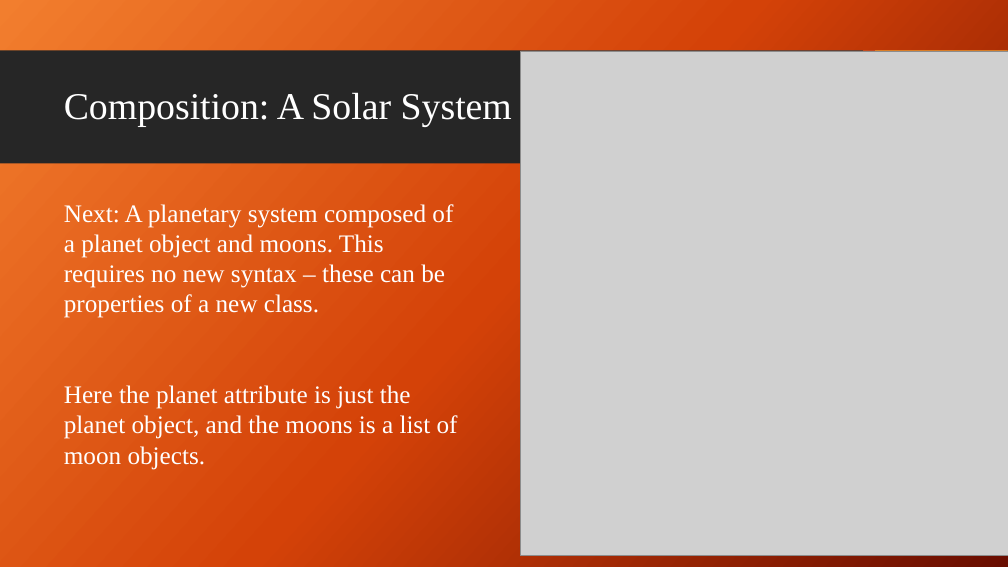
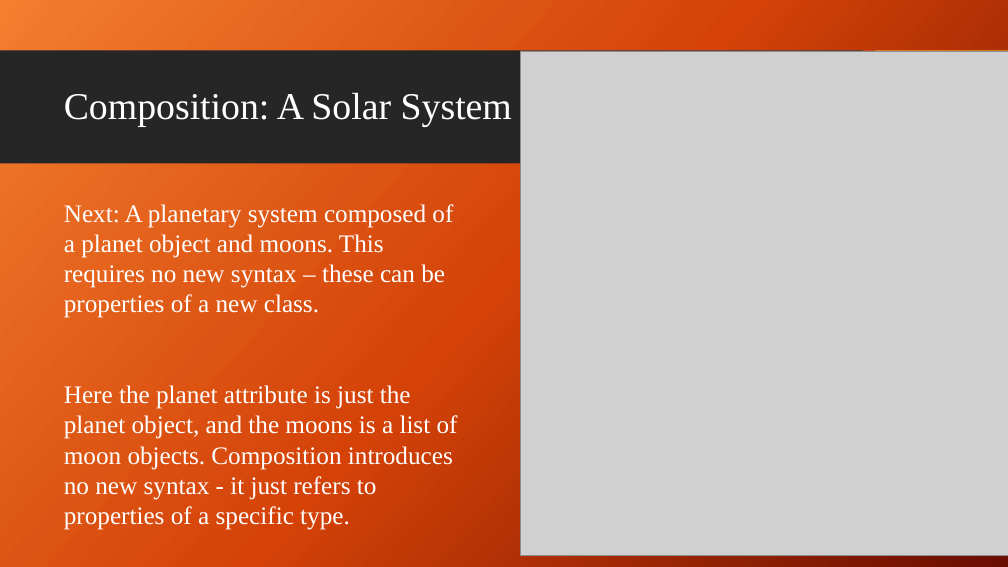
Before and after one commit to giganano/PythonBootcamp, a slide deck: slide 23 of slides/inheritance_composition.pptx. Drawn at 1008x567 pixels with LibreOffice and Linux fonts; fonts in the diff are those of the drawing; grey boxes stand for pictures; background and template pictures are left out. Boxes give left, top, right and bottom in pixels: in the first picture for what was removed or moved away, otherwise in the second. Text is boxed around its words. In the diff, an @@ line names an element or a change of style, - is before the commit and + after.

```diff
--- a/slides/inheritance_composition.pptx
+++ b/slides/inheritance_composition.pptx
@@ text at (64,385,458,530): text changed @@
-Here the planet attribute is just the planet object, and the moons is a list of moon objects.
+Here the planet attribute is just the planet object, and the moons is a list of moon objects. Composition introduces no new syntax - it just refers to properties of a specific type.
```
Also in this commit, not shown: 4 other slides changed, 1 other file.
